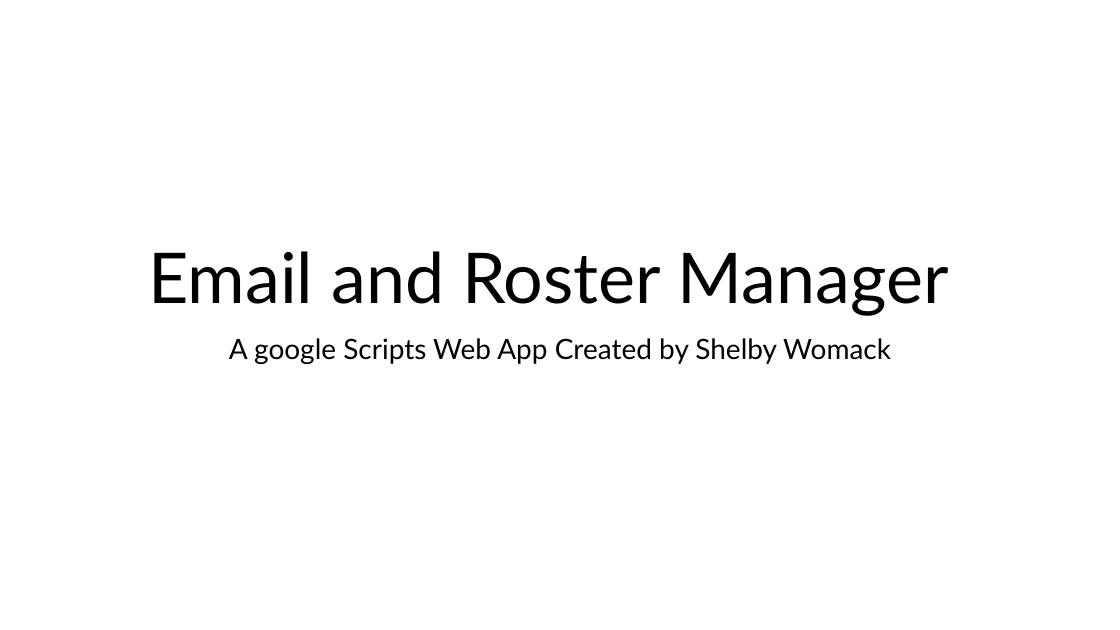
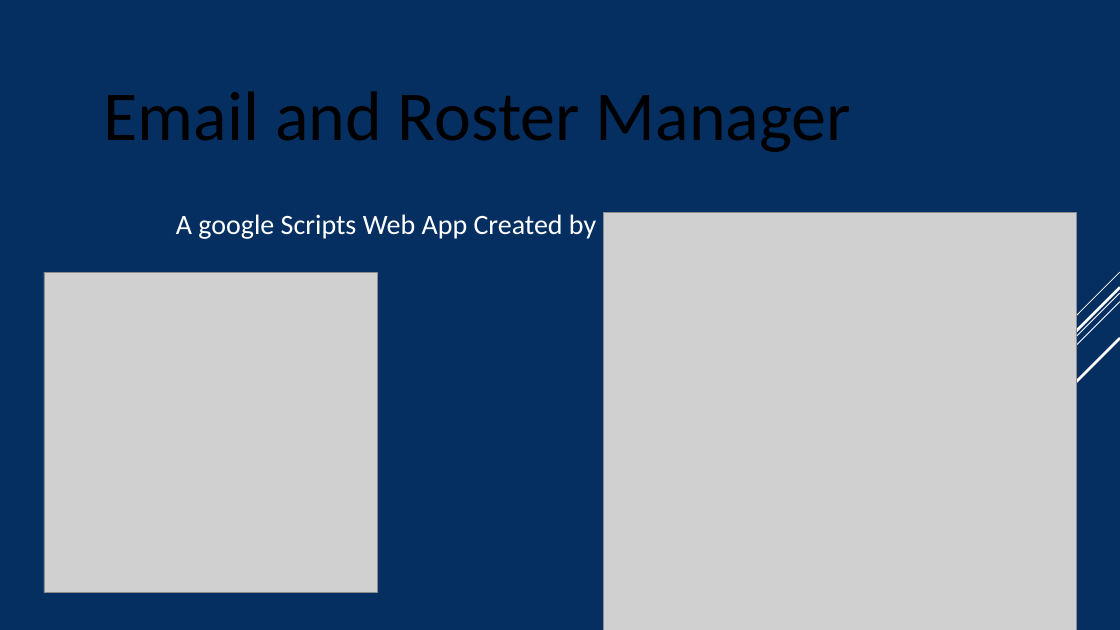
Before and after one commit to shelbywom/Capstone, a slide deck: slide 1 of Presentation/Email and Roster Manager.pptx. Drawn at 1120x630 pixels with LibreOffice and Linux fonts; fonts in the diff are those of the drawing; grey boxes stand for pictures. Boxes give left, top, right and bottom in pixels: in the first picture for what was removed or moved away, otherwise in the second. Text is boxed around its words. In the diff, an @@ line names an element or a change of style, - is before the commit and + after.

Commit message:
Powerpoint style changes
Added backgrounds and a looking to the future section

```diff
--- a/Presentation/Email and Roster Manager.pptx
+++ b/Presentation/Email and Roster Manager.pptx
@@ background #FFFFFF to #052F61 @@
@@ text "Email and Roster Manager": place and size @@
-text "Email and Roster Manager" at bbox=[148, 251, 949, 316]
+text "Email and Roster Manager" at bbox=[104, 91, 851, 152]
@@ text "Email and Roster Manager" at bbox=[104, 91, 851, 152]: font Lato to Calibri; alignment centre to left; line spacing 0.9 to 1; vertical alignment bottom to top @@
@@ text "A google Scripts Web App ...": place and size @@
-text "A google Scripts Web App ..." at bbox=[229, 338, 891, 364]
+text "A google Scripts Web App ..." at bbox=[176, 210, 783, 240]
@@ text "A google Scripts Web App ..." at bbox=[176, 210, 783, 240]: font Lato to Calibri, text colour #000000 to #FFFFFF; alignment centre to left; line spacing 0.9 to 1; less space between paragraphs @@
@@ picture added at bbox=[603, 213, 1076, 630] @@
@@ picture added at bbox=[44, 272, 377, 593] @@
@@ group added at bbox=[846, 272, 1120, 567]: 5 lines @@
```
Also in this commit, not shown: 6 slides added.
